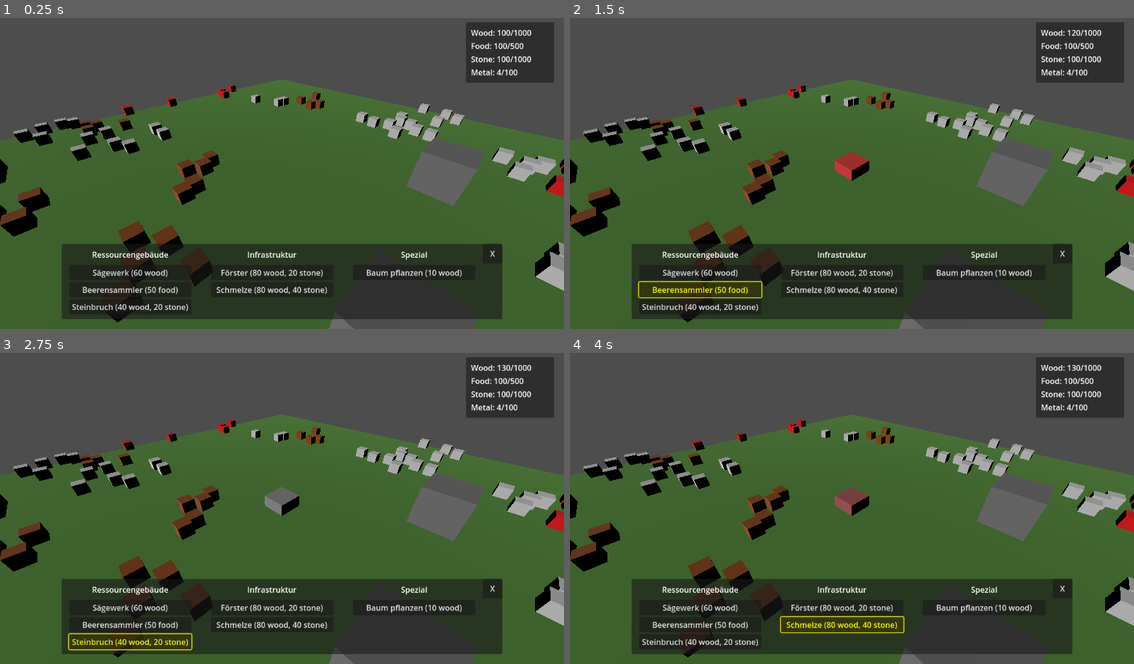
Above: before the commit, frames 1-4 (two rows, left to right).
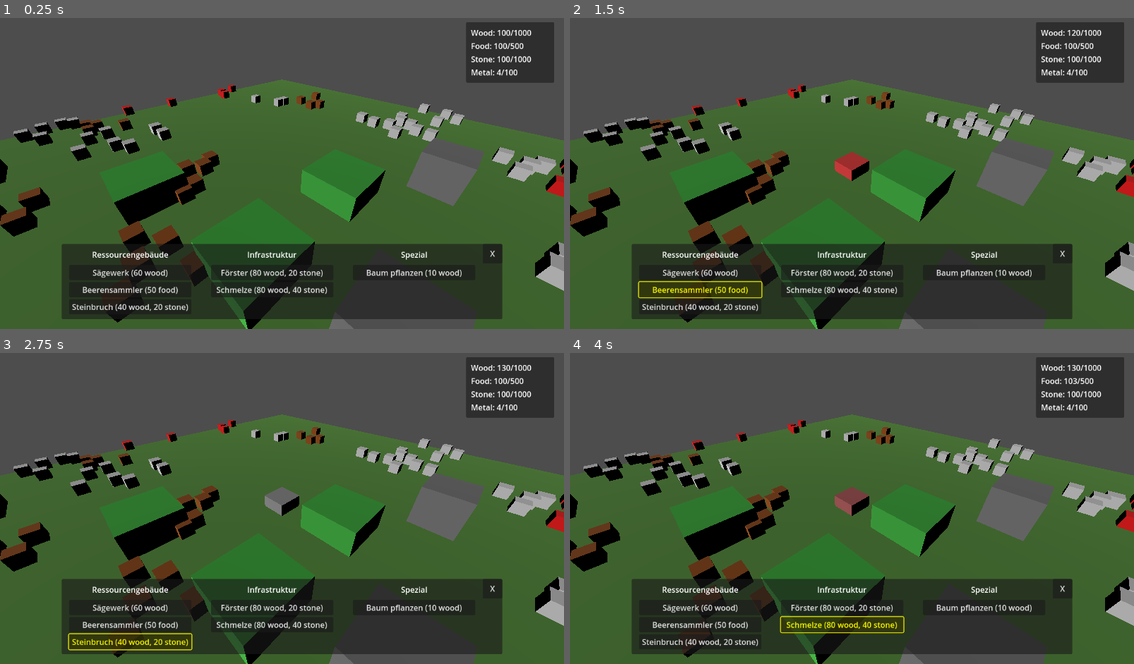
Above: after the commit, the same moments.

Repository: Catloff/Gaia-Galactica
Game: Godot game, scene res://scenes/Main.tscn
Same seed, same stepped clock (60 frames per second), same inputs: the game is played once before the commit and once after it.
Inputs:
- Up to frame 1 (0.25 s): no input
- Up to frame 2 (1.5 s): click "Sägewerk (60 wood)" at 0.5 s; click "Beerensammler (50 food)" at 1.25 s
- Up to frame 3 (2.75 s): click "Steinbruch (40 wood, 20 stone)" at 2 s
- Up to frame 4 (4 s): click "Förster (80 wood, 20 stone)" at 2.75 s; click "Schmelze (80 wood, 40 stone)" at 3.5 s

The runs differ from the first frame. In frame 1, 2.8% of the frame differs, in the area x 20-69%, y 47-100%; in frame 2, 2.8%; in frame 3, 2.8%; in frame 4, 2.8%.

Commit message:
Large Bush Bra

Diff:
--- /dev/null
+++ b/scenes/resources/LargeBush.tscn
@@ -0,0 +1,18 @@
+[gd_scene load_steps=4 format=3]
+
+[ext_resource type="Script" path="res://scripts/resources/LargeBush.gd" id="1"]
+
+[sub_resource type="BoxMesh" id="1"]
+size = Vector3(4, 2, 4)
+
+[sub_resource type="BoxShape3D" id="2"]
+size = Vector3(4, 2, 4)
+
+[node name="LargeBush" type="StaticBody3D"]
+script = ExtResource("1")
+
+[node name="MeshInstance3D" type="MeshInstance3D" parent="."]
+mesh = SubResource("1")
+
+[node name="CollisionShape3D" type="CollisionShape3D" parent="."]
+shape = SubResource("2")
--- a/scenes/LargeRock.tscn
+++ b/scenes/resources/LargeRock.tscn
@@ -1,18 +1,18 @@
 [gd_scene load_steps=4 format=3 uid="uid://c8q5n3x4y2m6v"]
 
-[ext_resource type="Script" path="res://scripts/LargeRock.gd" id="1_large_rock"]
+[ext_resource type="Script" path="res://scripts/resources/LargeRock.gd" id="1"]
 
-[sub_resource type="BoxMesh" id="BoxMesh_1"]
+[sub_resource type="BoxMesh" id="1"]
 size = Vector3(3, 3, 3)
 
-[sub_resource type="BoxShape3D" id="BoxShape3D_1"]
+[sub_resource type="BoxShape3D" id="2"]
 size = Vector3(3, 3, 3)
 
 [node name="LargeRock" type="StaticBody3D"]
-script = ExtResource("1_large_rock")
+script = ExtResource("1")
 
 [node name="MeshInstance3D" type="MeshInstance3D" parent="."]
-mesh = SubResource("BoxMesh_1")
+mesh = SubResource("1")
 
 [node name="CollisionShape3D" type="CollisionShape3D" parent="."]
-shape = SubResource("BoxShape3D_1")
+shape = SubResource("2")
--- a/scripts/Main.gd
+++ b/scripts/Main.gd
@@ -7,6 +7,7 @@
 const RESOURCE_HEIGHT = 0.5
 const RESOURCE_DENSITY = 0.01  # Cluster pro Quadrateinheit (0.01 = 1 Cluster pro 100 Einheiten)
 const LARGE_ROCK_COUNT = 5  # Anzahl der großen Steine auf der Karte
+const LARGE_BUSH_COUNT = 4  # Etwas weniger Büsche als Steine
 
 var placed_positions = []
 
@@ -14,6 +15,7 @@
 	setup_camera()
 	spawn_resource_clusters()
 	spawn_large_rocks()
+	spawn_large_bushes()
 
 func setup_camera():
 	var camera = $Camera3D
@@ -21,8 +23,21 @@
 		camera.position = Vector3(10, 10, 10)
 		camera.look_at(Vector3.ZERO)
 
+func spawn_large_bushes():
+	var large_bush_scene = preload("res://scenes/resources/LargeBush.tscn")
+
+	for _i in range(LARGE_BUSH_COUNT):
+		var valid_pos = find_valid_position()
+		if not valid_pos.is_valid:
+			continue
+
+		var bush = large_bush_scene.instantiate()
+		add_child(bush)
+		bush.position = Vector3(valid_pos.position.x, 1.0, valid_pos.position.z)  # Etwas niedriger als Steine
+		placed_positions.append(valid_pos.position)
+
 func spawn_large_rocks():
-	var large_rock_scene = preload("res://scenes/LargeRock.tscn")
+	var large_rock_scene = preload("res://scenes/resources/LargeRock.tscn")
 
 	for _i in range(LARGE_ROCK_COUNT):
 		var valid_pos = find_valid_position()
@@ -35,7 +50,7 @@
 		placed_positions.append(valid_pos.position)
 
 func spawn_resource_clusters():
-	var resource_scene = preload("res://scenes/Resource.tscn")
+	var resource_scene = preload("res://scenes/resources/Resource.tscn")
 
 	# Berechne die Anzahl der Cluster basierend auf der Kartengröße und Dichte
 	var map_area = (MAP_SIZE * 2) * (MAP_SIZE * 2)  # Gesamtfläche der Karte
--- /dev/null
+++ b/scripts/resources/LargeBush.gd
@@ -0,0 +1,37 @@
+extends StaticBody3D
+
+signal resource_removed(position: Vector3, type: String)
+
+const RESOURCE_TYPE = "FOOD"
+const RESOURCE_AMOUNT = 3  # Etwas weniger als der große Stein
+const COOLDOWN_TIME = 2.0  # Etwas schneller als der große Stein
+
+var can_be_harvested = true
+var cooldown_timer = 0.0
+
+func _ready():
+	var material = StandardMaterial3D.new()
+	material.albedo_color = Color(0.2, 0.6, 0.2)  # Dunkelgrün für den Busch
+	$MeshInstance3D.material_override = material
+
+func _process(delta):
+	if not can_be_harvested:
+		cooldown_timer += delta
+		if cooldown_timer >= COOLDOWN_TIME:
+			can_be_harvested = true
+			cooldown_timer = 0.0
+
+func gather_resource():
+	if not can_be_harvested:
+		return null
+
+	can_be_harvested = false
+	resource_removed.emit(global_position, get_resource_type())
+
+	return {
+		"type": RESOURCE_TYPE.to_lower(),
+		"amount": RESOURCE_AMOUNT
+	}
+
+func get_resource_type() -> String:
+	return RESOURCE_TYPE
--- a/scripts/LargeRock.gd
+++ b/scripts/resources/LargeRock.gd
@@ -1,6 +1,6 @@
 extends StaticBody3D
 
-signal resource_gathered(amount: int)
+signal resource_removed(position: Vector3, type: String)
 
 const RESOURCE_TYPE = "STONE"
 const RESOURCE_AMOUNT = 5
@@ -26,6 +26,7 @@
 		return null
 
 	can_be_mined = false
+	resource_removed.emit(global_position, get_resource_type())
 
 	return {
 		"type": RESOURCE_TYPE.to_lower(),
Renamed: scenes/Resource.tscn -> scenes/resources/Resource.tscn
Not shown, changed: Updates.md
